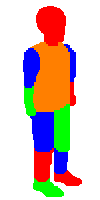
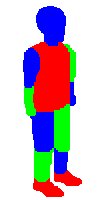
Layer changes from the first 100 x 200 image to the second:
painted on "Head" over [36,6,66,46]
painted on "Chest" over [30,40,70,112]
painted on "Left Bicep" over [62,44,76,82]
painted on "Left Forearm" over [66,72,76,106]
painted on "Right Shin" over [34,148,54,182]
painted on "Right Foot" over [33,174,64,197]
